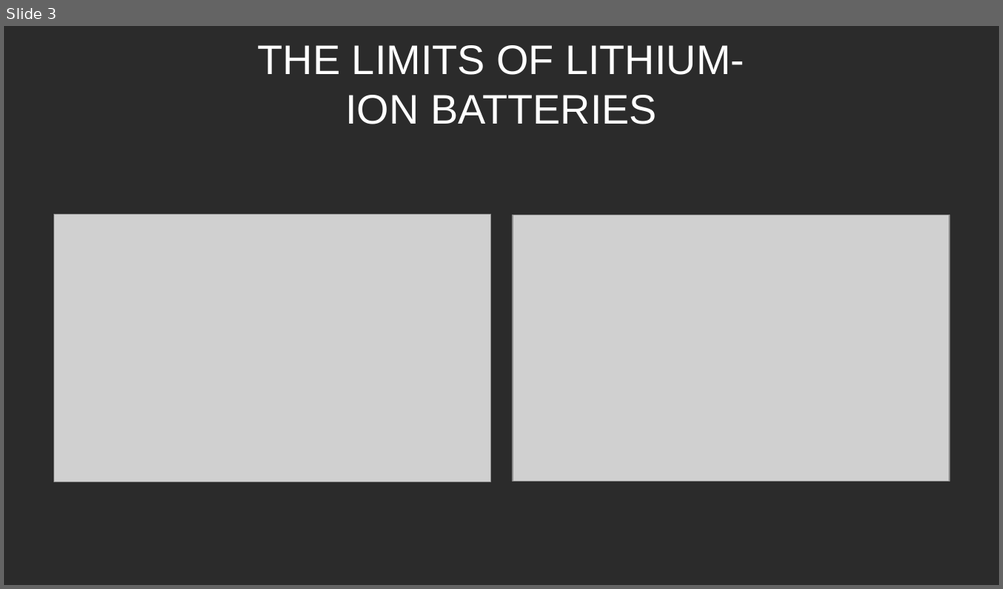
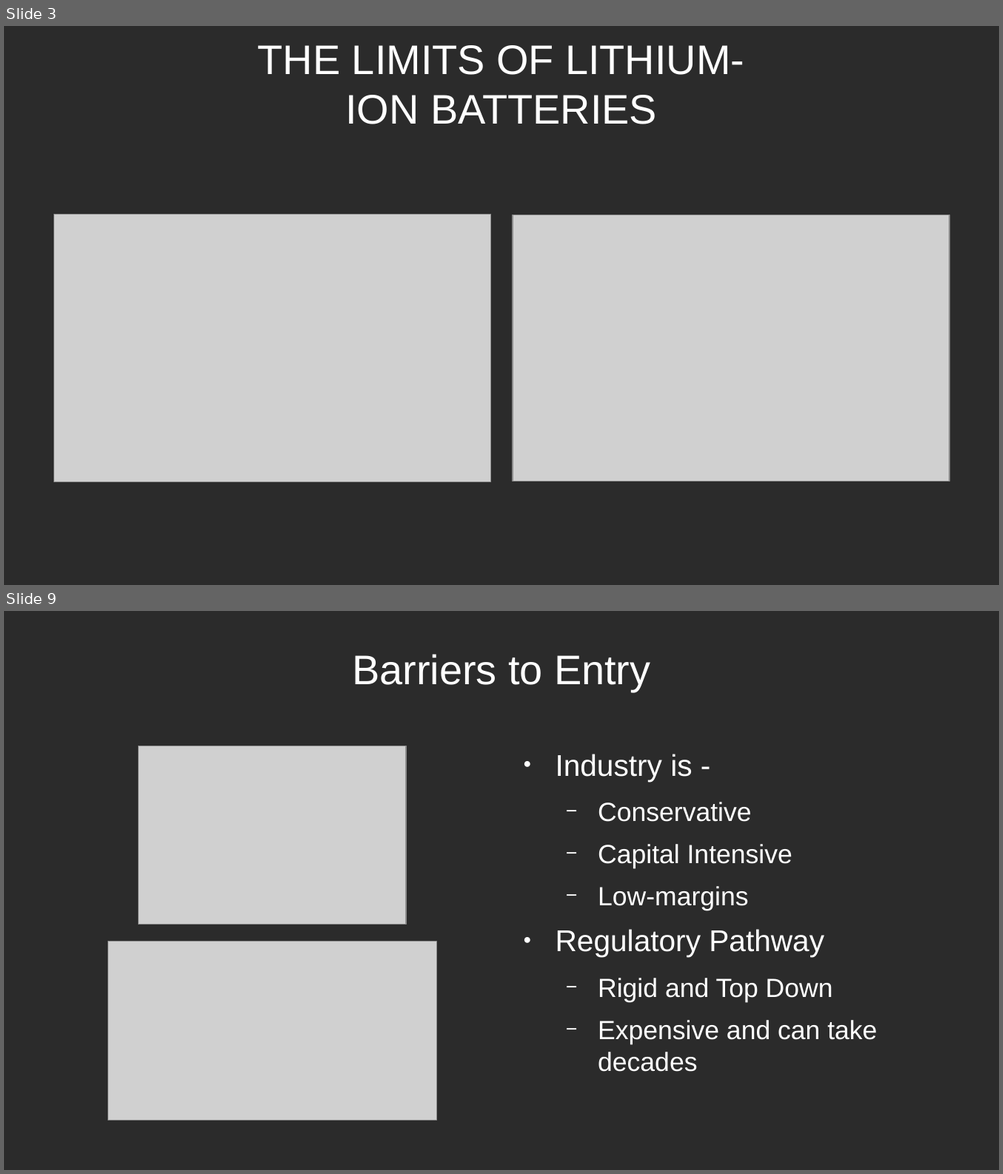
Before and after one commit to mnahm5/Al-water-masters-proposal, a slide deck: Pitch Deck.odp. Shown one above the other, each under a label of ours: slide 3 before the commit, slides 3 and 9 after it; the slides between them are not shown. The pictures are 1003x589 and 1003x1174 pixels, drawn with LibreOffice and Linux fonts; fonts in the diff are those of the drawing; grey boxes stand for pictures; background and template pictures are left out; a plain dark background stands for a picture behind light text. Boxes give left, top, right and bottom in pixels: in the first picture for what was removed or moved away, otherwise in the second. Text is boxed around its words. In the diff, an @@ line names an element or a change of style, - is before the commit and + after.

```diff
--- a/Pitch Deck.odp
+++ b/Pitch Deck.odp
@@ slide 9 added at <box>4,611,999,1170</box>, background picture (left out) @@
@@ title added at <box>352,654,650,692</box>, 33 pt, text #FFFFFF @@
+Barriers to Entry
@@ picture added at <box>139,746,407,925</box> @@
@@ text added at <box>555,754,876,1072</box>, 21 pt, text #FFFFFF @@
+● Industry is -
+  − Conservative
+  − Capital Intensive
+  − Low-margins
+● Regulatory Pathway
+  − Rigid and Top Down
+  − Expensive and can take decades
@@ picture added at <box>108,941,436,1120</box> @@
```
Also in this commit, not shown: 1 slide changed, 3 other slides added, 1 slide removed, 6 other files.
